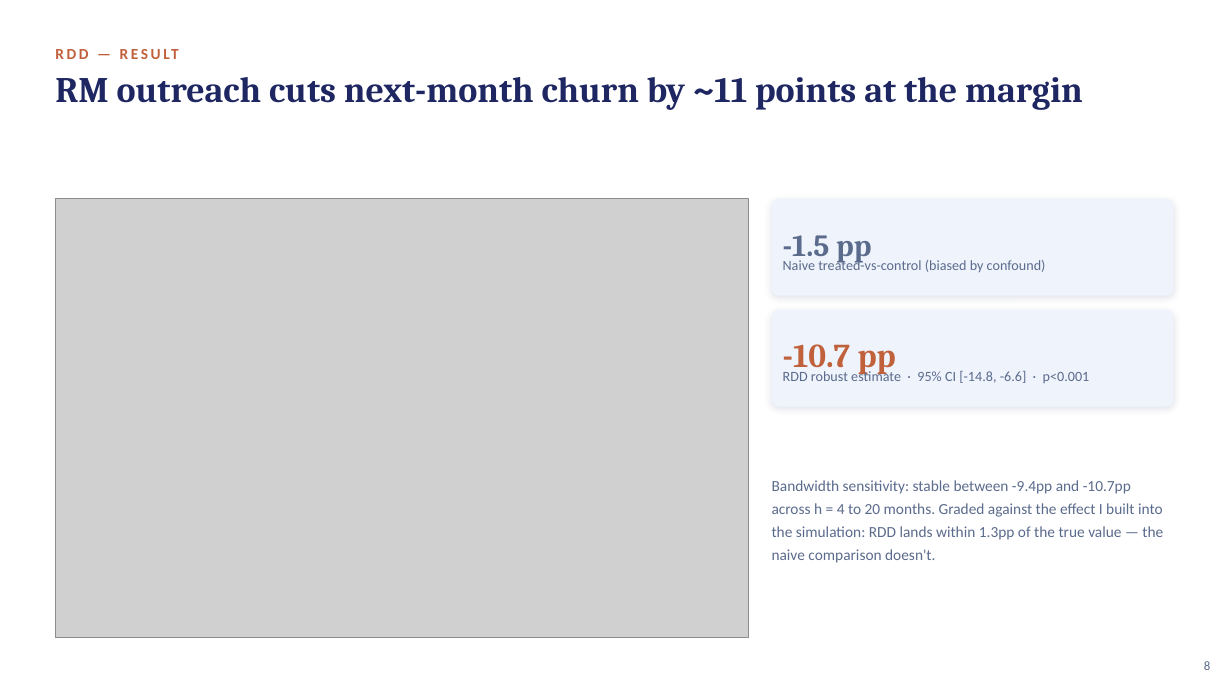
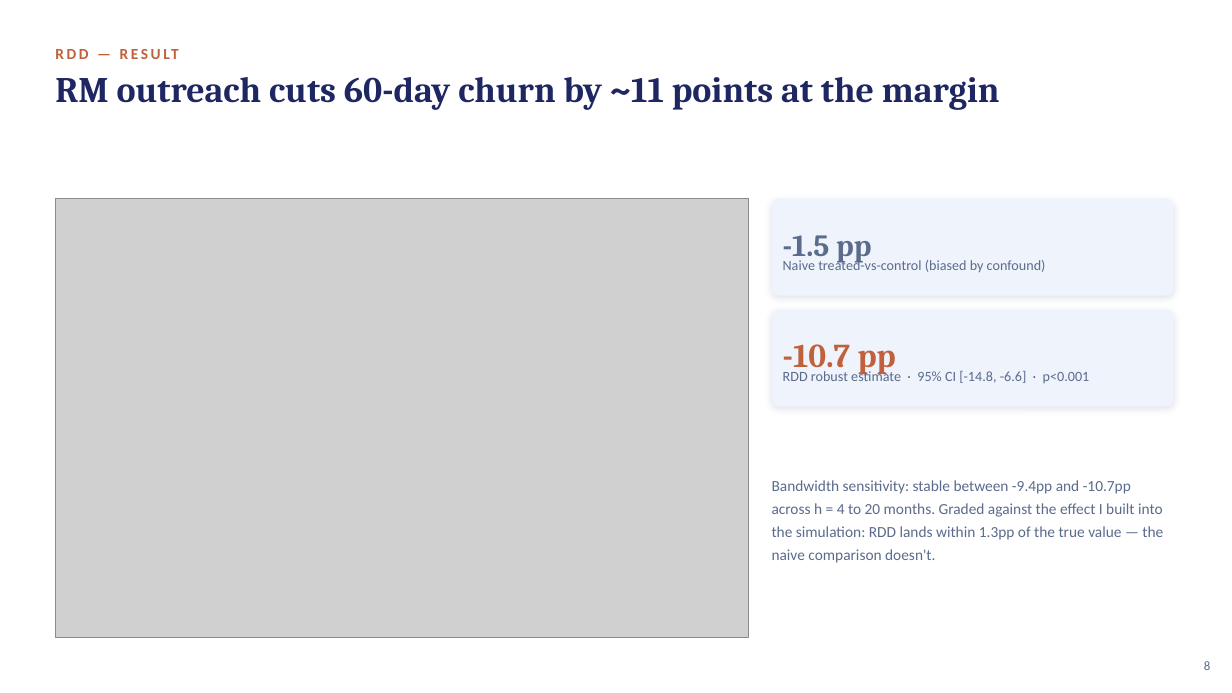
Before and after one commit to crystal1361/DDA-Retention, a slide deck: slide 8 of deck/vanguard_dda_deck.pptx. Drawn at 1232x693 pixels with LibreOffice and Linux fonts; fonts in the diff are those of the drawing; grey boxes stand for pictures. Boxes give left, top, right and bottom in pixels: in the first picture for what was removed or moved away, otherwise in the second. Text is boxed around its words. In the diff, an @@ line names an element or a change of style, - is before the commit and + after.

```diff
--- a/deck/vanguard_dda_deck.pptx
+++ b/deck/vanguard_dda_deck.pptx
@@ text at <box>55,77,1000,110</box>: text changed @@
-RM outreach cuts next-month churn by ~11 points at the margin
+RM outreach cuts 60-day churn by ~11 points at the margin
```
Also in this commit, not shown: 1 other slide changed, 2 other files.
